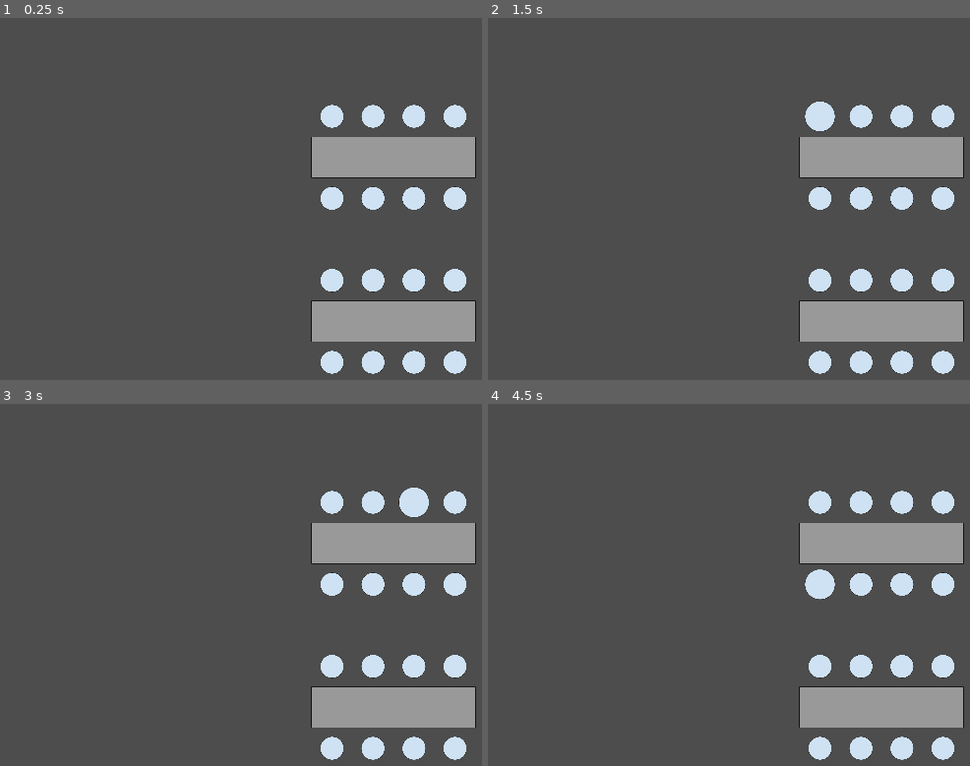
Above: before the commit, frames 1-4 (two rows, left to right).
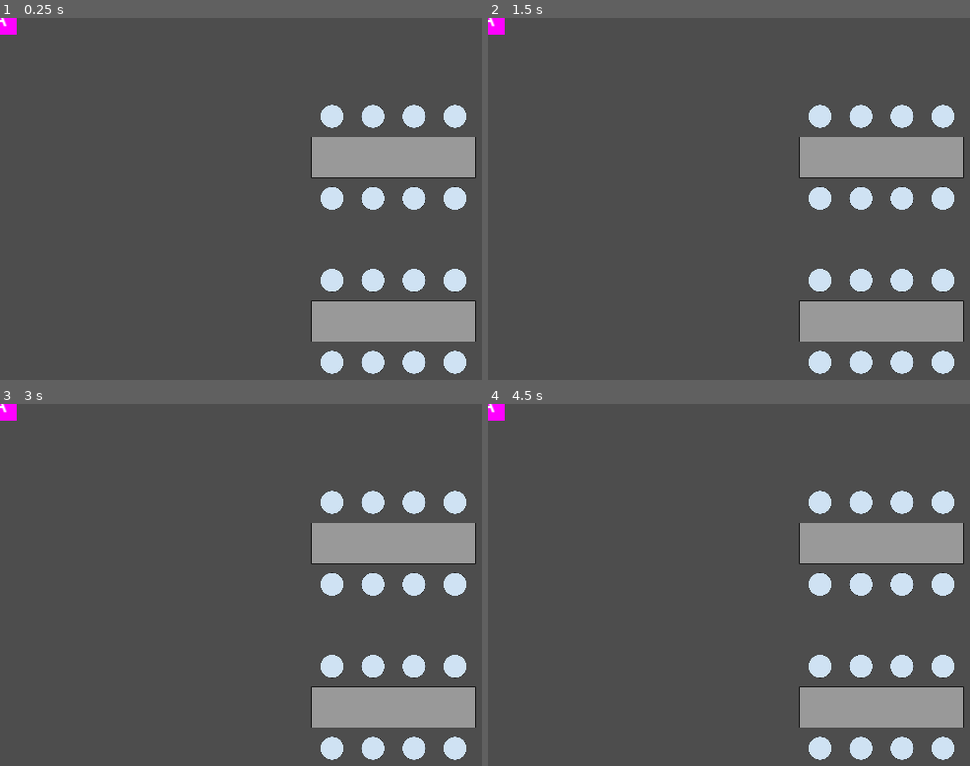
Above: after the commit, the same moments.

Repository: KaiTheRedNinja/BalancedTableGodot
Game: Godot game, scene res://TableArrangement/TableArrangement.tscn
Same seed, same stepped clock (60 frames per second), same inputs: the game is played once before the commit and once after it.
Inputs (mouse positions are in pixels of both pictures, inside the frame that each line leads up to):
- Up to frame 1 (0.25 s): no input
- Up to frame 2 (1.5 s): tap Enter at 0.5 s; move the mouse to (883, 155) at 0.52 s; click (883, 155) at 0.67 s; tap Space at 1.25 s; move the mouse to (820, 115) at 1.27 s; click (820, 115) at 1.42 s
- Up to frame 3 (3 s): tap Enter at 2 s; move the mouse to (371, 501) at 2.02 s; click (371, 501) at 2.17 s; tap Space at 2.75 s; move the mouse to (414, 501) at 2.77 s; click (414, 501) at 2.92 s
- Up to frame 4 (4.5 s): tap Enter at 3.5 s; move the mouse to (941, 501) at 3.52 s; click (941, 501) at 3.67 s; tap Space at 4.25 s; move the mouse to (820, 585) at 4.27 s; click (820, 585) at 4.42 s

The runs differ from the first frame. In frame 1, 0.2% of the frame differs, in the area x 0-4%, y 0-5%; in frame 2, 0.3%, in the area x 0-73%, y 0-32%; in frame 3, 0.3%; in frame 4, 0.3%.

Commit message:
Added character scene, tracking position of character

Diff:
--- /dev/null
+++ b/Character/Character.gd
@@ -0,0 +1,45 @@
+## Seats are the things that move around. They change size when selected, but
+## rely on TableArrangement to be responsible for setting their selected state,
+## and managing their position.
+
+extends Area2D
+
+var isSelected = false
+
+var isHovering = false
+
+var screen_size
+var self_size = Vector2(400, 100)
+
+func changeSelectionStatus(selected: bool):
+	isSelected = selected
+	scale = get_selection_based_scale()
+
+func get_selection_based_scale():
+	var selectionMultiplier
+	var hoveringMultiplier
+
+	if isSelected:
+		selectionMultiplier = 1.3
+		hoveringMultiplier = (0.95 if isHovering else 1)
+	else:
+		selectionMultiplier = 1
+		hoveringMultiplier = (1.1 if isHovering else 1)
+
+	return Vector2.ONE * selectionMultiplier * hoveringMultiplier
+
+# Called when the node enters the scene tree for the first time.
+func _ready():
+	pass
+
+func _mouse_enter():
+	isHovering = true
+	scale = get_selection_based_scale()
+
+func _mouse_exit():
+	isHovering = false
+	scale = get_selection_based_scale()
+
+# Called every frame. 'delta' is the elapsed time since the previous frame.
+func _process(delta):
+	pass
--- /dev/null
+++ b/Character/Character.tscn
@@ -0,0 +1,28 @@
+[gd_scene load_steps=4 format=3 uid="uid://dj88p5wfat6tj"]
+
+[ext_resource type="Script" path="res://Character/Character.gd" id="1_5scyt"]
+
+[sub_resource type="PlaceholderTexture2D" id="PlaceholderTexture2D_6g4wp"]
+size = Vector2(80, 80)
+
+[sub_resource type="CircleShape2D" id="CircleShape2D_qpd5g"]
+radius = 40.0
+
+[node name="Character" type="Area2D"]
+script = ExtResource("1_5scyt")
+
+[node name="Sprite2D" type="Sprite2D" parent="."]
+texture = SubResource("PlaceholderTexture2D_6g4wp")
+
+[node name="Label" type="Label" parent="."]
+offset_left = -50.0
+offset_top = -50.0
+offset_right = 50.0
+offset_bottom = 50.0
+theme_override_font_sizes/font_size = 50
+text = "A"
+horizontal_alignment = 1
+vertical_alignment = 1
+
+[node name="CollisionShape2D" type="CollisionShape2D" parent="."]
+shape = SubResource("CircleShape2D_qpd5g")
--- a/Seat/Seat.gd
+++ b/Seat/Seat.gd
@@ -1,30 +1,20 @@
+## Seats are the things that the user actually interacts with. They do not change
+## size, but they signal whenever they are clicked, and hover on interact.
+##
+## This is because players can be swapped into empty seats, so empty seats need
+## to be interactable.
+
 extends Area2D
 
-signal clicked(selected: bool)
-
-var isSelected = false
+signal clicked()
 
 var isHovering = false
 
 var screen_size
 var self_size = Vector2(400, 100)
 
-func changeSelectionStatus(selected: bool):
-	isSelected = selected
-	scale = get_selection_based_scale()
-
 func get_selection_based_scale():
-	var selectionMultiplier
-	var hoveringMultiplier
-
-	if isSelected:
-		selectionMultiplier = 1.3
-		hoveringMultiplier = (0.95 if isHovering else 1)
-	else:
-		selectionMultiplier = 1
-		hoveringMultiplier = (1.1 if isHovering else 1)
-
-	return Vector2.ONE * selectionMultiplier * hoveringMultiplier
+	return Vector2.ONE * (1.1 if isHovering else 1)
 
 # Called when the node enters the scene tree for the first time.
 func _ready():
@@ -42,7 +32,7 @@
 	if event is InputEventMouseButton and event.pressed:
 		isHovering = false
 		scale = get_selection_based_scale()
-		clicked.emit(isSelected)
+		clicked.emit()
 
 # Called every frame. 'delta' is the elapsed time since the previous frame.
 func _process(delta):
--- a/Seat/Seat.tscn
+++ b/Seat/Seat.tscn
@@ -4,7 +4,7 @@
 [ext_resource type="Texture2D" uid="uid://cm1s2obg1h201" path="res://Assets/Seat.png" id="2_8j7dw"]
 
 [sub_resource type="CircleShape2D" id="CircleShape2D_ioe6p"]
-radius = 25.02
+radius = 28.0179
 
 [node name="Seat" type="Area2D"]
 script = ExtResource("1_rk06m")
--- a/TableArrangement/TableArrangement.gd
+++ b/TableArrangement/TableArrangement.gd
@@ -4,54 +4,90 @@
 
 @export var table_scene: PackedScene
 @export var seat_scene: PackedScene
+@export var character_scene: PackedScene
 var score
 
-var selectedSeat: int = -1
-var seats = []
+var selectedChar = null
+
+## Characters mapped to their seats
+var characters = {}
 
 # Called when the node enters the scene tree for the first time.
 func _ready():
 	setupTable()
+
+# The position for a table, relative to the screen
+func positionForTable(tableIndex: int):
+	# To break down the magic value
+		# 2 -> Position of the first table from the center
+		# 4 -> Number of cells lower the second table is from the first
+		# -4*tableIndex -> 0 if table index is 0, -4 if table index is 1
+	return Vector2(0, (2-4*tableIndex) * cellWidth)
+
+# The position for a seat, relative to the position of the table
+func positionForSeat(seatIndex: int):
+	var height = (-1 if seatIndex < 4 else 1)*cellWidth
+	var width = (-1.5*cellWidth) + seatIndex%4 * cellWidth
+	return Vector2(width, height)
 
 func setupTable():
 	var screen_size = get_viewport_rect().size
 	var centerPos = (screen_size) /2
 	for tableIndex in range(2):
 		var table = table_scene.instantiate()
-		# To break down the magic value
-		# 2 -> Position of the first table from the center
-		# 4 -> Number of cells lower the second table is from the first
-		# -4*tableIndex -> 0 if table index is 0, -4 if table index is 1
-		var tablePos = centerPos - Vector2(0, (2-4*tableIndex) * cellWidth)
+		# we subtract it here so that index 0 is above index 1
+		var tablePos = centerPos - positionForTable(tableIndex)
 		table.position = tablePos
 		add_child(table)
 
 		for seatIndex in range(8):
-			# this is relative to the position of the table
-			var height = (-1 if seatIndex < 4 else 1)*cellWidth
-			var width = (-1.5*cellWidth) + seatIndex%4 * cellWidth
 			var newSeat = seat_scene.instantiate()
-			newSeat.position = tablePos + Vector2(width, height)
+			newSeat.position = tablePos + positionForSeat(seatIndex)
 			newSeat.clicked.connect(
 				Callable(_on_seat_click)
 					.bind(seatIndex + tableIndex*8))
 			add_child(newSeat)
-			seats.append(newSeat)
+
+	var character = character_scene.instantiate()
+	add_child(character)
+	characters[0] = -1
+	selectedChar = 0
 
 # Called every frame. 'delta' is the elapsed time since the previous frame.
 func _process(delta):
 	pass
 
-func _on_seat_click(selected: bool, index: int):
+func moveCharacterToSeat(character: int, seat: int):
+	print("Moving character ", character, " to ", seat)
+	# remove character from old seat
+	# add character to new seat
+
+func _on_seat_click(index: int):
 	print("Seat ", index, " clicked!")
-	if selectedSeat == -1: # no seat was selected, select this seat
-		selectedSeat = index
-		seats[index].changeSelectionStatus(true)
-	elif index == selectedSeat: # this seat was selected, unselect this seat
-		selectedSeat = -1
-		seats[index].changeSelectionStatus(false)
-	else: # another seat was selected, swap them
-		print("Swapping ", selectedSeat, " and ", index)
-		seats[index].changeSelectionStatus(false)
-		seats[selectedSeat].changeSelectionStatus(false)
-		selectedSeat = -1
+	# determine the character inside the seat
+	var seatCharacter = characters.find_key(index)
+
+	# if character doesn't exist at the seat
+	if seatCharacter == null:
+		# if no character is selected, do nothing
+		if selectedChar == null:
+			print("No character selected")
+		# if a character *is* selected, move that character to this seat
+		else:
+			print("Moving character ", selectedChar, " to empty seat ", index)
+			moveCharacterToSeat(selectedChar, index)
+			selectedChar = null
+	# if a character does exist at the seat
+	else:
+		# if no character was previously selected, select this character
+		if selectedChar == null:
+			print("Selecting character ", seatCharacter)
+			selectedChar = seatCharacter
+		# if a character was previously selected, perform a swap
+		else:
+			print("Swapping ", seatCharacter, " and ", selectedChar)
+			# move this seat's character to the selected character's seat
+			moveCharacterToSeat(seatCharacter, characters[selectedChar])
+			# move selected character to this seat
+			moveCharacterToSeat(selectedChar, index)
+			selectedChar = null
--- a/TableArrangement/TableArrangement.tscn
+++ b/TableArrangement/TableArrangement.tscn
@@ -1,10 +1,12 @@
-[gd_scene load_steps=4 format=3 uid="uid://c843hkokp8ldo"]
+[gd_scene load_steps=5 format=3 uid="uid://c843hkokp8ldo"]
 
 [ext_resource type="Script" path="res://TableArrangement/TableArrangement.gd" id="1_jqxti"]
 [ext_resource type="PackedScene" uid="uid://dlc81w0l7xycc" path="res://Table/Table.tscn" id="2_0rsga"]
 [ext_resource type="PackedScene" uid="uid://b5sc50vy25382" path="res://Seat/Seat.tscn" id="3_vhmim"]
+[ext_resource type="PackedScene" uid="uid://dj88p5wfat6tj" path="res://Character/Character.tscn" id="4_4vg0i"]
 
 [node name="TableArrangement" type="Node2D"]
 script = ExtResource("1_jqxti")
 table_scene = ExtResource("2_0rsga")
 seat_scene = ExtResource("3_vhmim")
+character_scene = ExtResource("4_4vg0i")
